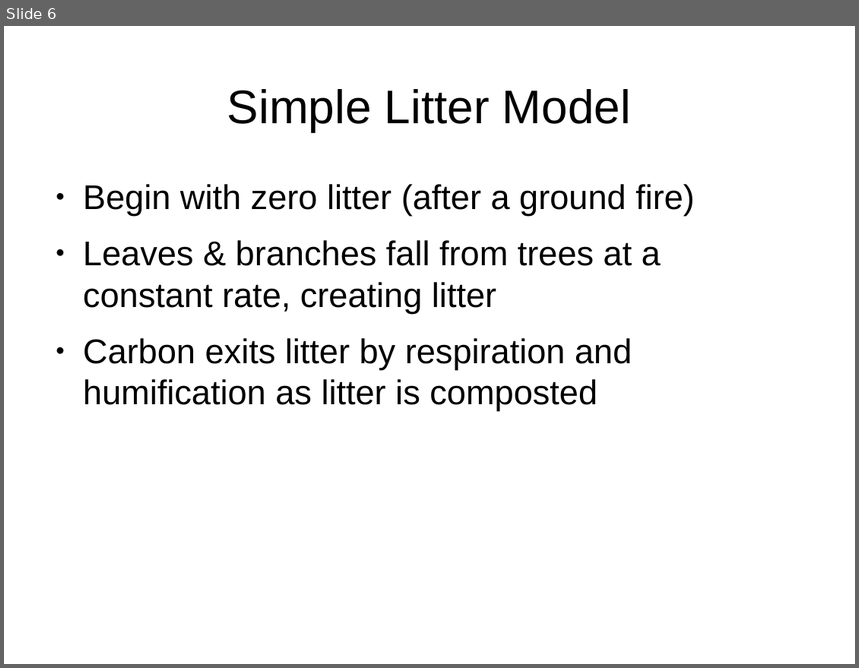
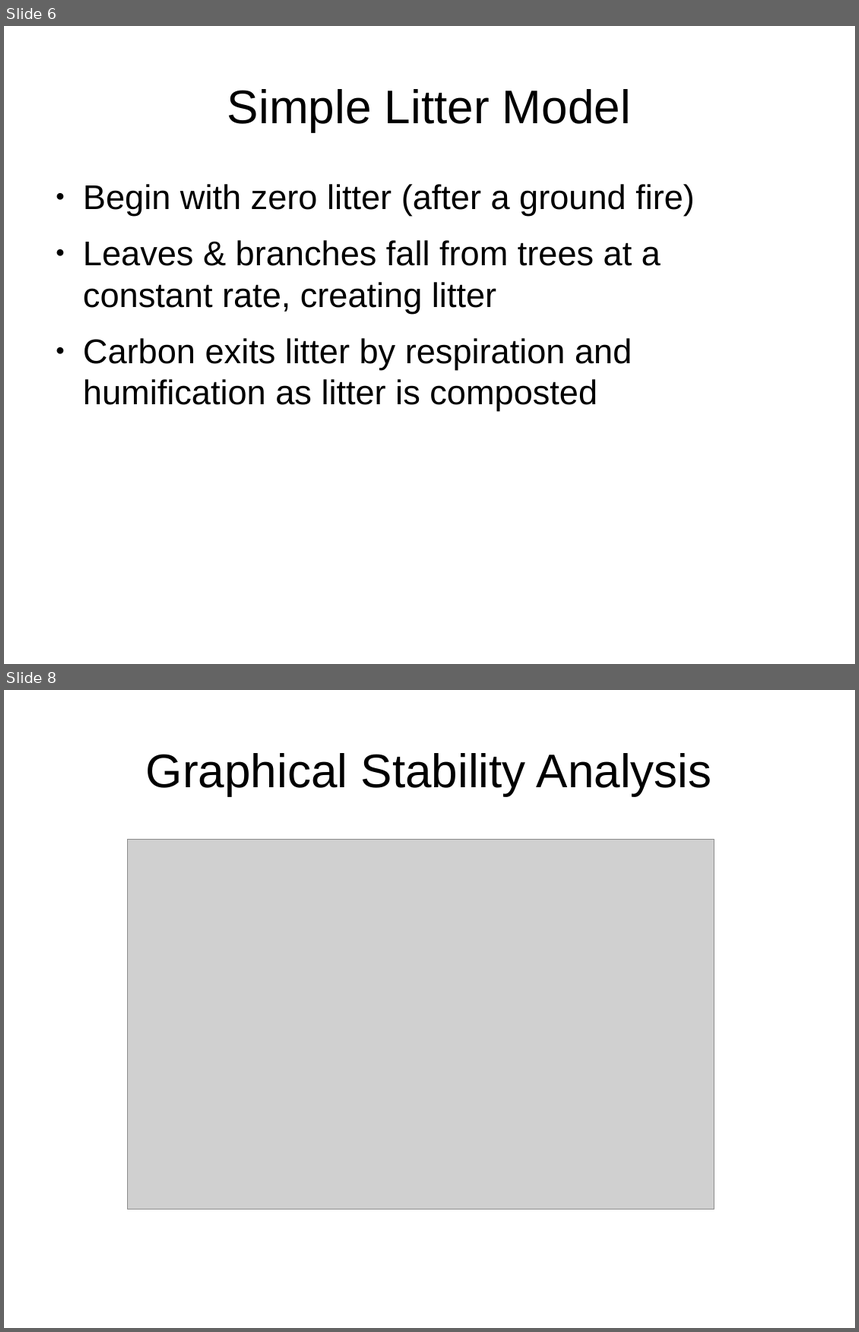
Before and after one commit to colefichter/math372_project_2, a slide deck: slides.odp. Shown one above the other, each under a label of ours: slide 6 before the commit, slides 6 and 8 after it; the slides between them are not shown. The pictures are 859x668 and 859x1332 pixels, drawn with LibreOffice and Linux fonts; fonts in the diff are those of the drawing; grey boxes stand for pictures. Boxes give left, top, right and bottom in pixels: in the first picture for what was removed or moved away, otherwise in the second. Text is boxed around its words. In the diff, an @@ line names an element or a change of style, - is before the commit and + after.

```diff
--- a/slides.odp
+++ b/slides.odp
@@ slide 8 added at (4, 690, 855, 1328), background #FFFFFF @@
@@ title added at (146, 753, 712, 796), 44 pt, text #000000 @@
+Graphical Stability Analysis
@@ picture added at (128, 839, 715, 1209) @@
```
Also in this commit, not shown: 2 slides changed, 6 other slides added, 1 other file.
